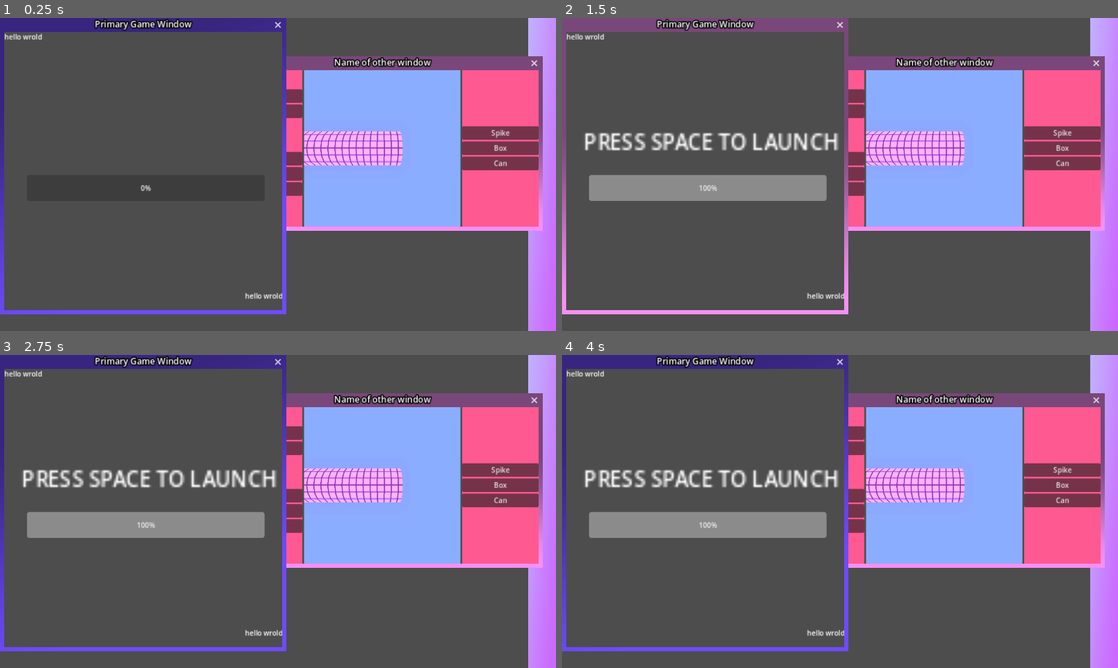
Above: before the commit, frames 1-4 (two rows, left to right).
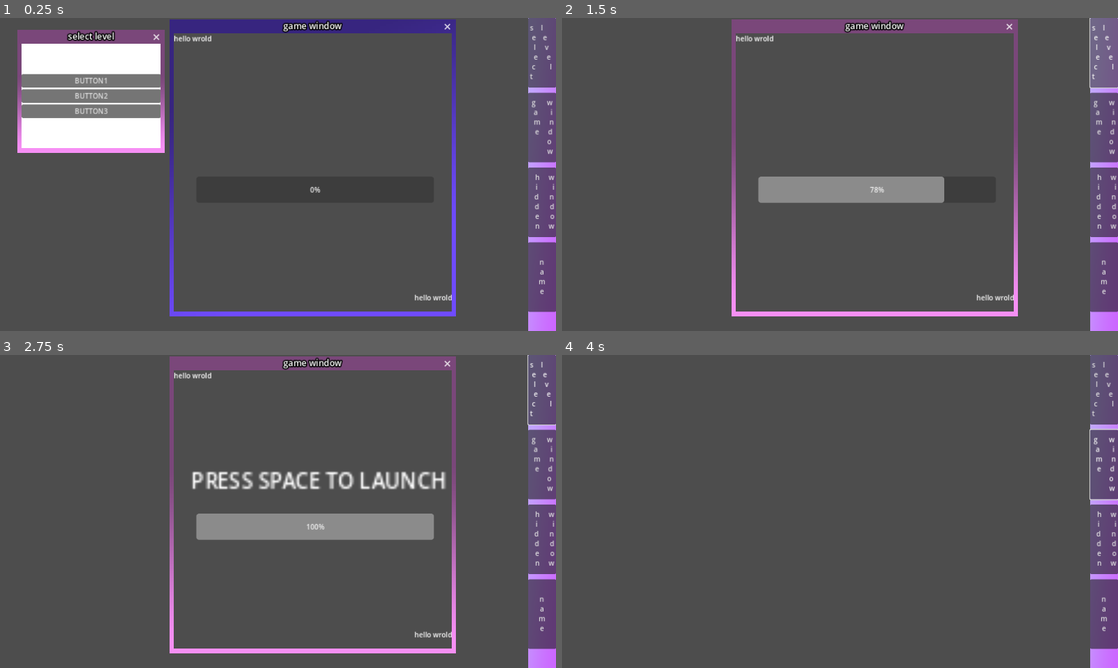
Above: after the commit, the same moments.

Repository: ktosox/GWJ77-Metamorphosis
Game: Godot game, scene res://game.tscn
Two runs of this game, one before a commit and one after it. Both use one fixed random seed, a clock stepped at 60 frames per second and the inputs below.
Inputs (mouse positions are in pixels of both pictures, inside the frame that each line leads up to):
- Up to frame 1 (0.25 s): no input
- Up to frame 2 (1.5 s): click "BUTTON1" at 0.5 s; click (1106, 52) at 1.25 s, where only the run after the commit has a clickable "s l e e l v e e c l t"
- Up to frame 3 (2.75 s): click (88, 433) at 2 s, where only the run before the commit has a clickable "BUTTON2"
- Up to frame 4 (4 s): click (1106, 464) at 2.75 s, where only the run after the commit has a clickable "g w a i m n e d o w"; click (650, 448) at 3.5 s, where only the run before the commit has a clickable "BUTTON3"

The runs differ from the first frame. In frame 1, 45% of the frame differs, in the area x 0-100%, y 0-96%; in frame 2, 40%; in frame 3, 41%; in frame 4, 38%.

Commit message:
figured out the main game UI (mostly)

Diff:
--- a/Game/game.gd
+++ b/Game/game.gd
@@ -16,10 +16,58 @@
 # SPECILA TEST BUTTONS
 
 func _on_button_1_pressed() -> void:
+	$GameWindow.get_child(0).queue_free()
+	var new_level = load("res://level/level_builder.tscn").instantiate()
+	$GameWindow.add_child(new_level)
+	$GameWindow.visible = true
+	$GameWindow.grab_focus()
 	pass # Replace with function body.
 
 func _on_button_2_pressed() -> void:
+	$GameWindow.get_child(0).queue_free()
+	var new_level = load("res://level/level_builder.tscn").instantiate()
+	$GameWindow.add_child(new_level)
+	$GameWindow.visible = true
+	$GameWindow.grab_focus()
 	pass # Replace with function body.
 
 func _on_button_3_pressed() -> void:
+	$GameWindow.get_child(0).queue_free()
+	var new_level = load("res://level/level_builder.tscn").instantiate()
+	$GameWindow.add_child(new_level)
+	$GameWindow.visible = true
+	$GameWindow.grab_focus()
 	pass # Replace with function body.
+
+
+func _on_select_level_close_requested() -> void:
+	$SelectLevel.visible = false
+
+	pass # Replace with function body.
+
+
+func _on_select_level_button_pressed() -> void:
+	$SelectLevel.visible = !$SelectLevel.visible
+
+	pass # Replace with function body.
+
+
+func _on_game_window_close_requested() -> void:
+	$GameWindow.visible = false
+	pass # Replace with function body.
+
+
+func _on_game_window_button_pressed() -> void:
+	$GameWindow.visible = !$GameWindow.visible
+
+	pass # Replace with function body.
+
+
+func _on_hidden_window_button_pressed() -> void:
+	$HiddenWindow.visible = !$HiddenWindow.visible
+	pass # Replace with function body.
+
+
+func _on_hidden_window_close_requested() -> void:
+	$HiddenWindow.visible = false
+	pass # Replace with function body.
--- a/Game/game.tscn
+++ b/Game/game.tscn
@@ -26,7 +26,7 @@
 theme = ExtResource("1_8ojrk")
 script = ExtResource("1_oho4n")
 
-[node name="ColorRect" type="TextureRect" parent="."]
+[node name="PanelTexture" type="TextureRect" parent="."]
 custom_minimum_size = Vector2(64, 0)
 layout_mode = 1
 anchors_preset = 11
@@ -40,30 +40,94 @@
 expand_mode = 1
 stretch_mode = 1
 
-[node name="VBoxContainer" type="VBoxContainer" parent="."]
+[node name="Layout" type="VBoxContainer" parent="PanelTexture"]
 custom_minimum_size = Vector2(64, 0)
 layout_mode = 1
 anchors_preset = 11
 anchor_left = 1.0
 anchor_right = 1.0
 anchor_bottom = 1.0
+offset_left = -64.0
 grow_horizontal = 0
 grow_vertical = 2
+alignment = 1
 
-[node name="Window" type="Window" parent="."]
-title = "Name of window"
+[node name="SelectLevelButton" type="Button" parent="PanelTexture/Layout"]
+custom_minimum_size = Vector2(0, 160)
+layout_mode = 2
+text = "s    l
+ e    e
+  l     v
+  e     e
+ c        l
+t         "
+alignment = 0
+autowrap_mode = 2
+
+[node name="Control4" type="Control" parent="PanelTexture/Layout"]
+custom_minimum_size = Vector2(0, 4)
+layout_mode = 2
+
+[node name="GameWindowButton" type="Button" parent="PanelTexture/Layout"]
+custom_minimum_size = Vector2(0, 160)
+layout_mode = 2
+text = "g      w
+ a       i
+  m     n
+  e     d
+        o
+         w"
+autowrap_mode = 2
+
+[node name="Control3" type="Control" parent="PanelTexture/Layout"]
+custom_minimum_size = Vector2(0, 4)
+layout_mode = 2
+
+[node name="HiddenWindowButton" type="Button" parent="PanelTexture/Layout"]
+custom_minimum_size = Vector2(0, 160)
+layout_mode = 2
+text = "h     w
+i        i
+d      n
+d      d
+e      o
+n     w
+"
+alignment = 2
+autowrap_mode = 2
+
+[node name="Control" type="Control" parent="PanelTexture/Layout"]
+custom_minimum_size = Vector2(0, 4)
+layout_mode = 2
+
+[node name="LinkButton4" type="Button" parent="PanelTexture/Layout"]
+custom_minimum_size = Vector2(0, 160)
+layout_mode = 2
+text = "n
+a
+m
+e
+"
+autowrap_mode = 2
+
+[node name="Control5" type="Control" parent="PanelTexture/Layout"]
+layout_mode = 2
+size_flags_vertical = 3
+
+[node name="SelectLevel" type="Window" parent="."]
+title = "select level"
 position = Vector2i(50, 60)
 size = Vector2i(320, 240)
 script = ExtResource("3_mw1gv")
 
-[node name="ColorRect" type="ColorRect" parent="Window"]
+[node name="ColorRect" type="ColorRect" parent="SelectLevel"]
 anchors_preset = 15
 anchor_right = 1.0
 anchor_bottom = 1.0
 grow_horizontal = 2
 grow_vertical = 2
 
-[node name="VBoxContainer" type="VBoxContainer" parent="Window/ColorRect"]
+[node name="VBoxContainer" type="VBoxContainer" parent="SelectLevel/ColorRect"]
 layout_mode = 1
 anchors_preset = 15
 anchor_right = 1.0
@@ -72,41 +136,48 @@
 grow_vertical = 2
 alignment = 1
 
-[node name="Button1" type="Button" parent="Window/ColorRect/VBoxContainer"]
+[node name="Button1" type="Button" parent="SelectLevel/ColorRect/VBoxContainer"]
 layout_mode = 2
 text = "BUTTON1"
 
-[node name="Button2" type="Button" parent="Window/ColorRect/VBoxContainer"]
+[node name="Button2" type="Button" parent="SelectLevel/ColorRect/VBoxContainer"]
 layout_mode = 2
 text = "BUTTON2"
 
-[node name="Button3" type="Button" parent="Window/ColorRect/VBoxContainer"]
+[node name="Button3" type="Button" parent="SelectLevel/ColorRect/VBoxContainer"]
 layout_mode = 2
 text = "BUTTON3"
 
-[node name="Window2" type="Window" parent="."]
+[node name="HiddenWindow" type="Window" parent="."]
 auto_translate_mode = 1
-title = "Name of other window"
+title = "hidden window"
 position = Vector2i(520, 120)
 size = Vector2i(720, 360)
+visible = false
 unresizable = true
 script = ExtResource("3_mw1gv")
 
-[node name="PlayerConstruction" parent="Window2" instance=ExtResource("1_wgv3v")]
+[node name="PlayerConstruction" parent="HiddenWindow" instance=ExtResource("1_wgv3v")]
 anchors_preset = 15
 anchor_right = 1.0
 anchor_bottom = 1.0
 offset_right = 0.0
 
-[node name="Window3" type="Window" parent="."]
-title = "Primary Game Window"
-position = Vector2i(10, 32)
+[node name="GameWindow" type="Window" parent="."]
+title = "game window"
+position = Vector2i(400, 36)
 size = Vector2i(640, 640)
 unresizable = true
 script = ExtResource("3_mw1gv")
 
-[node name="LevelBuilder" parent="Window3" instance=ExtResource("2_1inpa")]
+[node name="LevelBuilder" parent="GameWindow" instance=ExtResource("2_1inpa")]
 
-[connection signal="pressed" from="Window/ColorRect/VBoxContainer/Button1" to="." method="_on_button_1_pressed"]
-[connection signal="pressed" from="Window/ColorRect/VBoxContainer/Button2" to="." method="_on_button_2_pressed"]
-[connection signal="pressed" from="Window/ColorRect/VBoxContainer/Button3" to="." method="_on_button_3_pressed"]
+[connection signal="pressed" from="PanelTexture/Layout/SelectLevelButton" to="." method="_on_select_level_button_pressed"]
+[connection signal="pressed" from="PanelTexture/Layout/GameWindowButton" to="." method="_on_game_window_button_pressed"]
+[connection signal="pressed" from="PanelTexture/Layout/HiddenWindowButton" to="." method="_on_hidden_window_button_pressed"]
+[connection signal="close_requested" from="SelectLevel" to="." method="_on_select_level_close_requested"]
+[connection signal="pressed" from="SelectLevel/ColorRect/VBoxContainer/Button1" to="." method="_on_button_1_pressed"]
+[connection signal="pressed" from="SelectLevel/ColorRect/VBoxContainer/Button2" to="." method="_on_button_2_pressed"]
+[connection signal="pressed" from="SelectLevel/ColorRect/VBoxContainer/Button3" to="." method="_on_button_3_pressed"]
+[connection signal="close_requested" from="HiddenWindow" to="." method="_on_hidden_window_close_requested"]
+[connection signal="close_requested" from="GameWindow" to="." method="_on_game_window_close_requested"]
--- a/Game/level/level_builder.gd
+++ b/Game/level/level_builder.gd
@@ -4,10 +4,13 @@
 
 @export var segment_count = 4
 
+@export var feature_list : Array
+
 var player_scene = preload("res://player/player.tscn")
 
 var segment_scene = preload("res://level/segments/segment_base.tscn")
 
+signal level_complete
 
 func _ready() -> void:
 	create_segments()
@@ -40,7 +43,7 @@
 	for S in segment_count:
 		var new_segment = segment_scene.instantiate() as Node3D
 		new_segment.global_position = Vector3(0,segment_offset,0)
-		segment_offset -= 16
+		segment_offset -= new_segment.get_meta("length")
 		$SegmentsGoHere.add_child(new_segment)
 		# make each segemnt and add it to $SegmentsGoHere
 		pass
@@ -51,6 +54,7 @@
 
 func create_features() -> void:
 	# place features in range from the end of segment 1 to the top of last segment
+
 	pass
 
 
--- a/Game/level/segments/segment_base.tscn
+++ b/Game/level/segments/segment_base.tscn
@@ -6,11 +6,10 @@
 [sub_resource type="BoxShape3D" id="BoxShape3D_pfy5q"]
 size = Vector3(4, 17, 1)
 
-[node name="SegmentBase" type="Node3D"]
-
-[node name="Mesh" type="MeshInstance3D" parent="."]
+[node name="SegmentBase" type="MeshInstance3D"]
 mesh = ExtResource("1_c8wjb")
 surface_material_override/0 = ExtResource("2_ho1g7")
+metadata/length = 16
 
 [node name="Wall4" type="StaticBody3D" parent="."]
 transform = Transform3D(1, 0, 0, 0, 1, 0, 0, 0, 1, -2.6, 0, 0)
